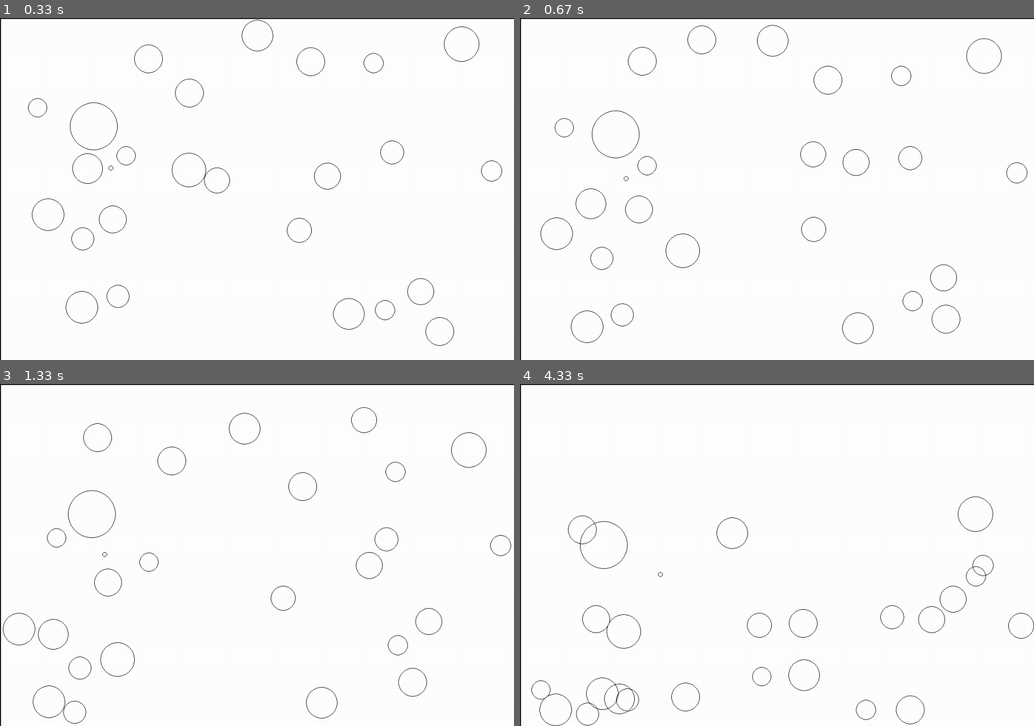
Above: before the commit, frames 1-4 (two rows, left to right).
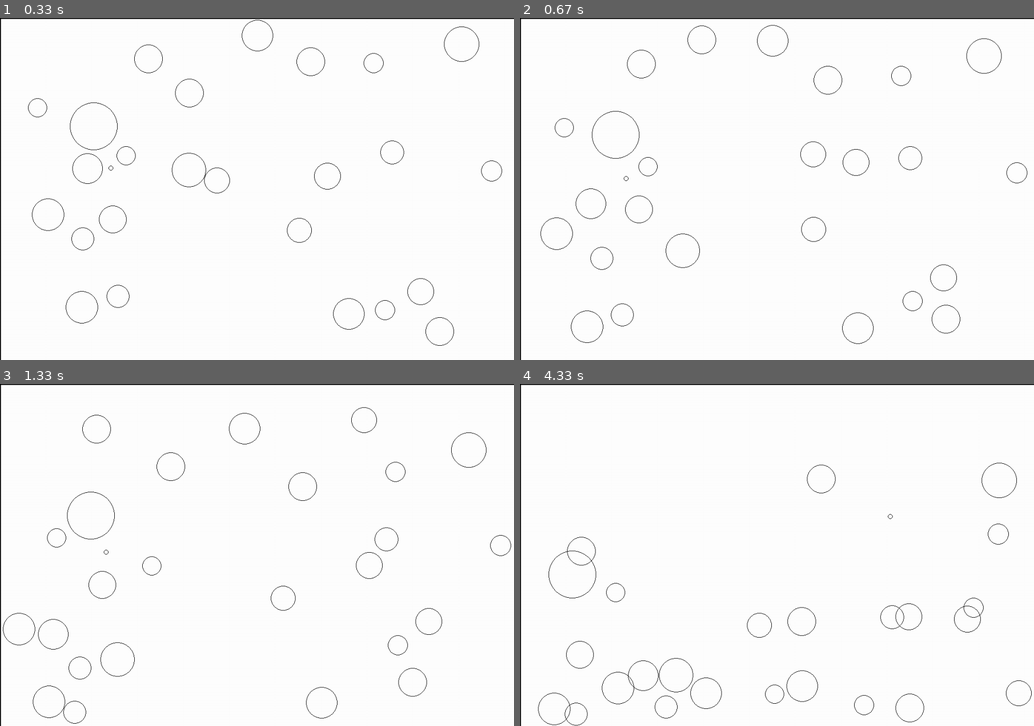
Above: after the commit, the same moments.

Repository: hoischreck/Physics-Engine-2D-CodeNightHPI
Game: pygame game, started from main.py
Two runs of this game, one before a commit and one after it. Both use one fixed random seed, a clock stepped at 60 frames per second and the inputs below.
Inputs:
- Up to frame 1 (0.33 s): no input
- Up to frame 2 (0.67 s): tap E at 0.33 s
- Up to frame 3 (1.33 s): tap U at 0.67 s; tap G at 1 s
- Up to frame 4 (4.33 s): tap E at 1.83, 2.23, 2.53, 3.07, 3.37, 3.57, 3.87 s; tap G at 3.15 s; tap C at 3.65 s

Frame 1 is identical in both runs. In frame 2, 0.2% of the frame differs, in the area x 13-27%, y 8-47%; in frame 3, 0.5%; in frame 4, 2.1%, in the area x 2-100%, y 23-100%.

Commit message:
elasticity can be modified with the 'e' and 'u' keys

Diff:
--- a/circle.py
+++ b/circle.py
@@ -112,7 +112,7 @@
 
         self.v = self.v + self.step_acc
         if self.apply_elasticity:
-            self.v = self.v * self.elasticity
+            self.v = self.v * self.elasticity * self.game.golobalElasicityModifer;
             self.apply_elasticity = False
         self.step_acc = Vector2D(0, 0)
 
--- a/main.py
+++ b/main.py
@@ -22,6 +22,7 @@
         self.gravityGobal = True
         self.objectGravity = False
         self.collisionActive = True
+        self.golobalElasicityModifer = 1
 
     def setup(self):
         clock = pygame.time.Clock()
@@ -76,6 +77,12 @@
         if(self.key.keyUp(pygame.K_c)):
             self.collisionActive= not self.collisionActive
             print("Collisions",self.collisionActive)
+        if(self.key.keyUp(pygame.K_e)):
+            self.golobalElasicityModifer = self.golobalElasicityModifer + 0.1
+            print("elasticity mod=",self.golobalElasicityModifer)
+        if(self.key.keyUp(pygame.K_u)):
+            self.golobalElasicityModifer = self.golobalElasicityModifer - 0.1
+            print("elasticity mod=",self.golobalElasicityModifer)
 
 
 
